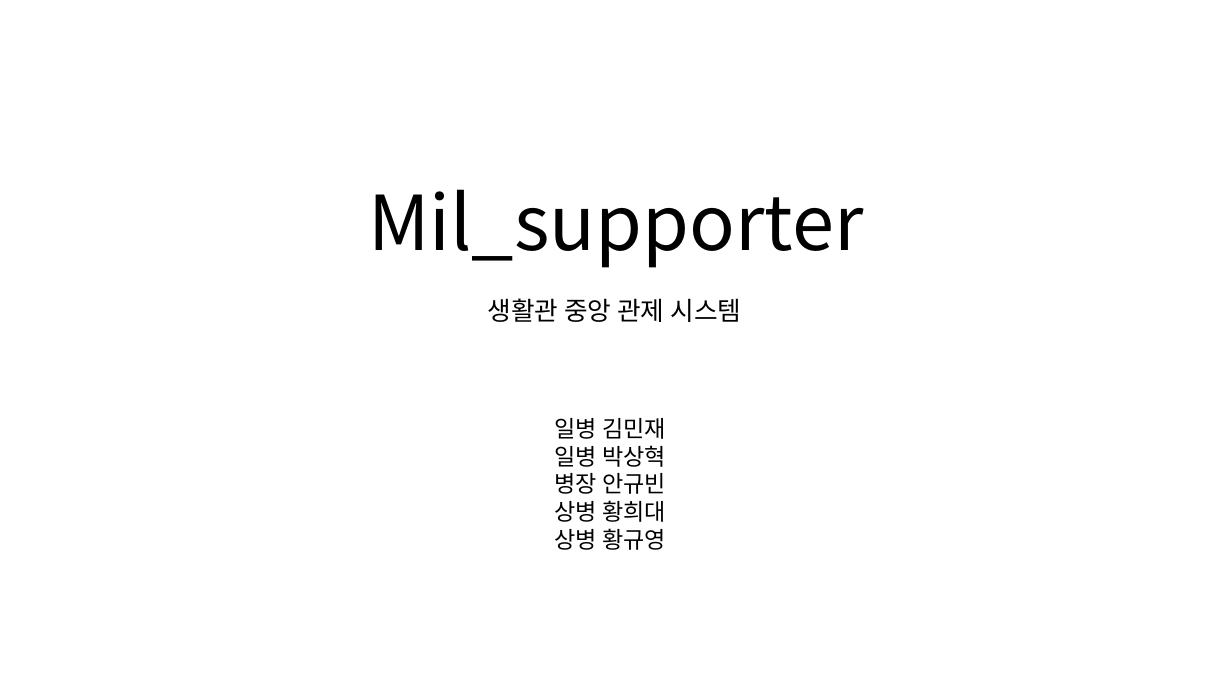
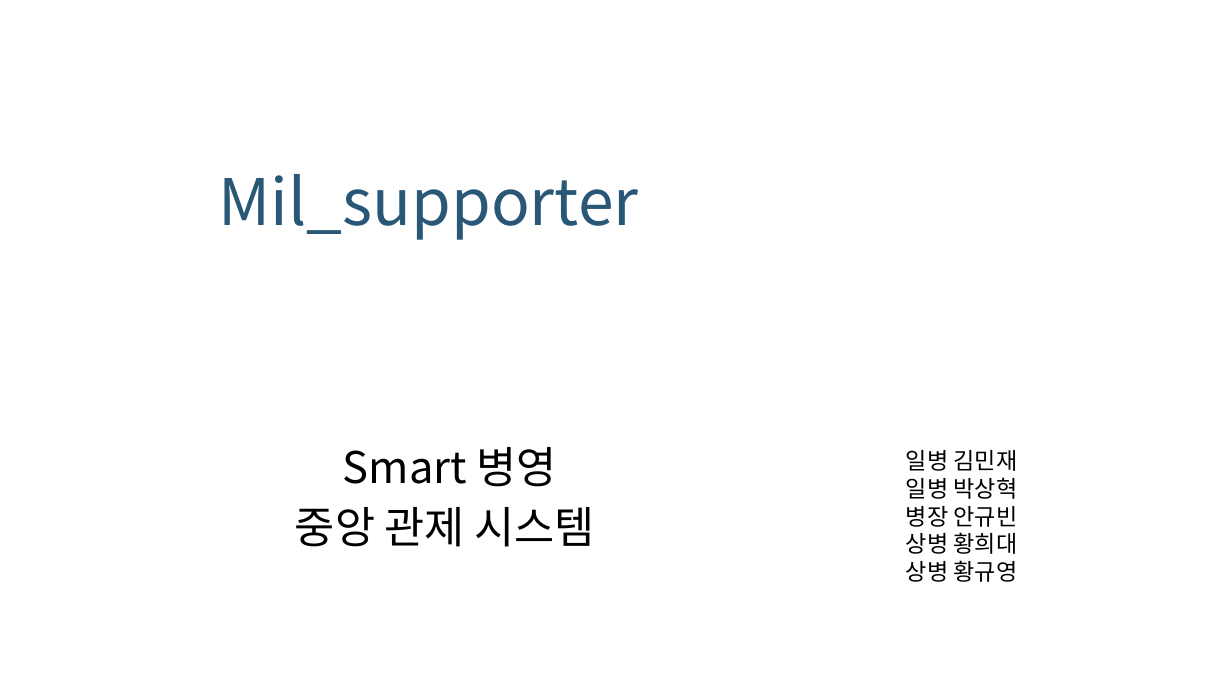
Before and after one commit to osam2018/IOT_mil-supporter, a slide deck: slide 1 of presentation ppt.pptx. Drawn at 1232x693 pixels with LibreOffice and Linux fonts; fonts in the diff are those of the drawing; background and template pictures are left out. Boxes give left, top, right and bottom in pixels: in the first picture for what was removed or moved away, otherwise in the second. Text is boxed around its words. In the diff, an @@ line names an element or a change of style, - is before the commit and + after.

```diff
--- a/presentation ppt.pptx
+++ b/presentation ppt.pptx
@@ title "Mil_supporter": place and size @@
-title "Mil_supporter" at box(368, 189, 863, 268)
+title "Mil_supporter" at box(219, 174, 639, 240)
@@ title "Mil_supporter" at box(219, 174, 639, 240): size 59 to 50 pt, text colour #000000 to #295776; line spacing 1 to 0.9 @@
@@ subtitle at box(295, 447, 595, 547): text changed; size 20 to 34 pt @@
-생활관 중앙 관제 시스템
+Smart 병영
+중앙 관제 시스템
@@ text "일병 김민재": place and size @@
-text "일병 김민재" at box(554, 418, 666, 550)
+text "일병 김민재" at box(906, 450, 1018, 582)
```
Also in this commit, not shown: 6 other slides changed, 7 slides added, 1 other file.
